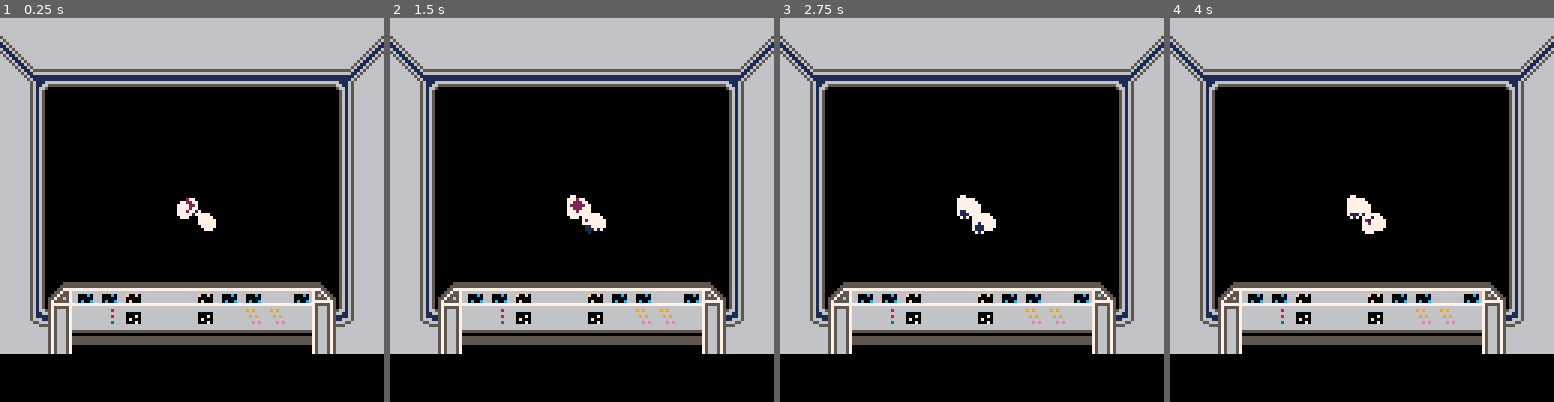
Above: before the commit, frames 1-4 (left to right).
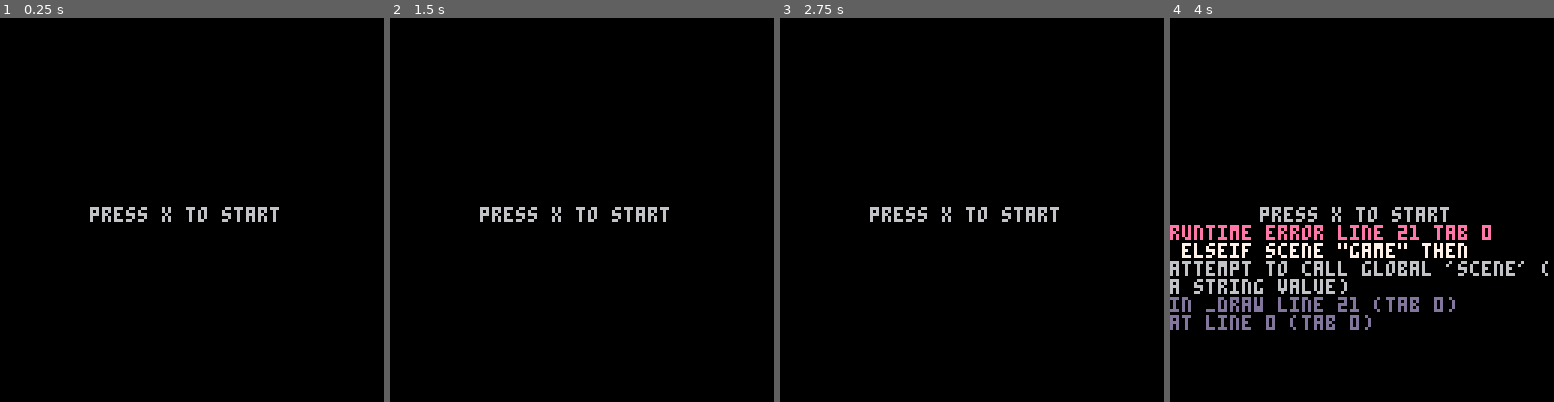
Above: after the commit, the same moments.

Repository: bthompsonevan/Project-2792
Game: PICO-8 cartridge project_2792.p8
Same seed, same stepped clock (60 frames per second), same inputs: the game is played once before the commit and once after it.
Inputs:
- Up to frame 1 (0.25 s): no input
- Up to frame 2 (1.5 s): tap X (X key) at 0.33, 1.07 s; tap O (Z key) at 0.7 s
- Up to frame 3 (2.75 s): hold Right 1.6-2.1 s; tap O (Z key) at 1.7, 2.1, 2.5 s; tap X (X key) at 1.85 s; hold Up 2.15-2.42 s; hold Right from 2.47 s (still down)
- Up to frame 4 (4 s): tap O (Z key) at 2.9, 3.3, 3.7 s; tap X (X key) at 2.97 s; release Right at 3.03 s; hold Left 3.08-3.58 s; hold Down 3.63-3.97 s

The runs differ from the first frame. In frame 1, 47% of the frame differs, in the area x 0-100%, y 0-88%; in frame 2, 47%; in frame 3, 47%; in frame 4, 50%.
Error after the commit: runtime error line 21 tab 0; elseif scene "game" then; attempt to call global 'scene' (a string value)

Commit message:
added extra tabs to handle different concerns

Diff:
--- a/project_2792.p8
+++ b/project_2792.p8
@@ -1,36 +1,67 @@
 pico-8 cartridge // http://www.pico-8.com
 version 18
 __lua__
-
+--initialize
 
 function _init()
-cls()
+	--variables
+	scene="menu"
 end
 
+-->8
+--main update and draw
+function _update()
+	if scene=="menu" then
+		update_menu()
+	elseif scene "game" then
+		update_game()
+	end
+end
 
+function _draw()
+	if scene=="menu" then
+		draw_menu()
+	elseif scene "game" then
+		draw_game()
+	end
+end
+-->8
+--updates
 
-function _update()
+function update_menu()
+	if btnp(x) then
+		scene="game"
+	end
+end
 
+function update_game()
+	if btnp(x) then
+		scene="menu"
+	end
+end
+-->8
+--draws
+
+function draw_menu()
+	cls()
+	print("press x to start",30,63)
+end
+
+function draw_game()
+	cls()
+
+	mapdraw()
+spr(rndnum(16),64,64)
+spr(rndnum(16),59,59)
 
 end
-
-
-
-function _draw()
-
-mapdraw()
-spr(rndnum(16),64,64)
-spr(rndnum(16),59,59)
-end
-
+-->8
+--functions
 function rndnum(n1)
 
 return rnd(n1)+128
 
 end
-
-
-
 __gfx__
 00000000000005556666666666666666666666665550000066561650165666666666656166666666555555556666656116566666555555555555555555555555
 00000000000055556666686666666666669696665555000066561650116555555555561166666666555555556666561111656666000000005555555555555555
